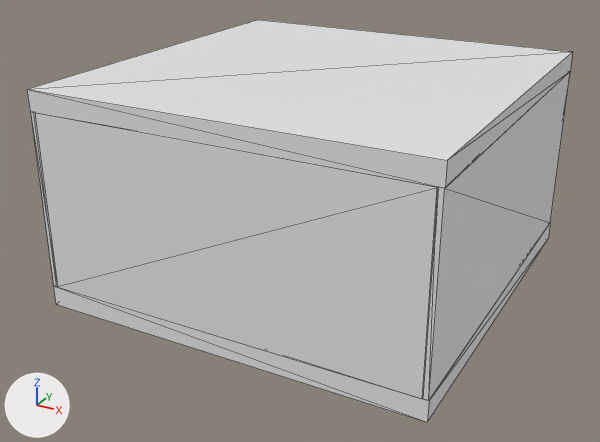
The glTF model assets/models/sala_do_delegado/Sala do Delegado.gltf: old version first, new version second.
Rendered twice from a 50 mm camera at (38.1, -76.2, 42.5) aimed at (-2.5, -2.5, 5.6). Arrows for +X, +Y and +Z are at lower left; the lights stay in place. Mesh edges are drawn as thin lines. Where no turn or scale is listed for an object, it has been applied to the vertices.

Objects in the first picture: 'Chão', 'Parede 02', 'Parede 03', 'Parede 04', 'Teto'.
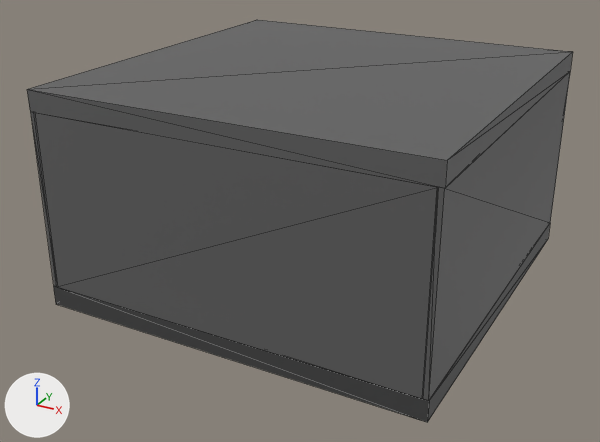
What the commit changed:
Material 'Parede' (mat_parede) is new.
Its base color is (0.115, 0.115, 0.115) (dark grey #5f5f5f).
Material 'Cinza_Escuro' (mat_cinza_escuro) is new.
Its base color is (0.055, 0.055, 0.055) (black #424242).
me_plano has 8 vertices, 12 faces and spans x -21.0..21.0, y -21.0..21.0, z -2.2..0.0.
me_plano now uses material mat_cinza_escuro (black #424242).
me_cubo_002 has 8 vertices, 12 faces and spans x -20.5..20.5, y -0.3..0.3, z -9.5..9.5.
me_cubo_002 now uses material mat_parede (dark grey #5f5f5f).
me_cubo_003 has 8 vertices, 12 faces and spans x -0.3..0.3, y -21.0..21.0, z -9.5..9.5.
me_cubo_003 now uses material mat_parede (dark grey #5f5f5f).
me_cubo_004 has 8 vertices, 12 faces and spans x -0.3..0.3, y -21.0..21.0, z -9.5..9.5.
me_cubo_004 now uses material mat_parede (dark grey #5f5f5f).
me_plano_002 has 8 vertices, 12 faces and spans x -21.0..21.0, y -21.0..21.0, z -2.2..0.0.
me_plano_002 now uses material mat_parede (dark grey #5f5f5f).

What differs and where, as boxes [x1, y1, x2, y2] in the pictures (600 x 442 px):
'Parede 02', recoloured: [34, 112, 437, 398] in both
'Teto', recoloured (white to grey): [27, 20, 573, 188] in both
'Parede 04', recoloured: [422, 72, 570, 401] in both
'Chão', recoloured (grey to black): [53, 224, 550, 422] in both
'Parede 03', recoloured: [31, 112, 57, 287] in both
